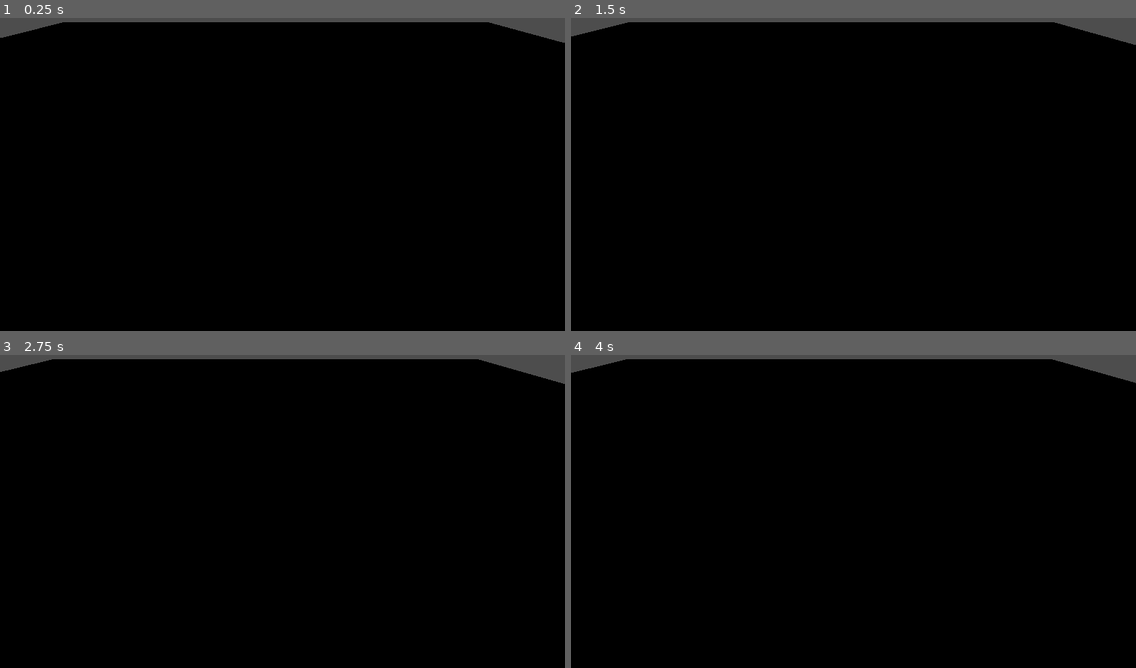
Above: before the commit, frames 1-4 (two rows, left to right).
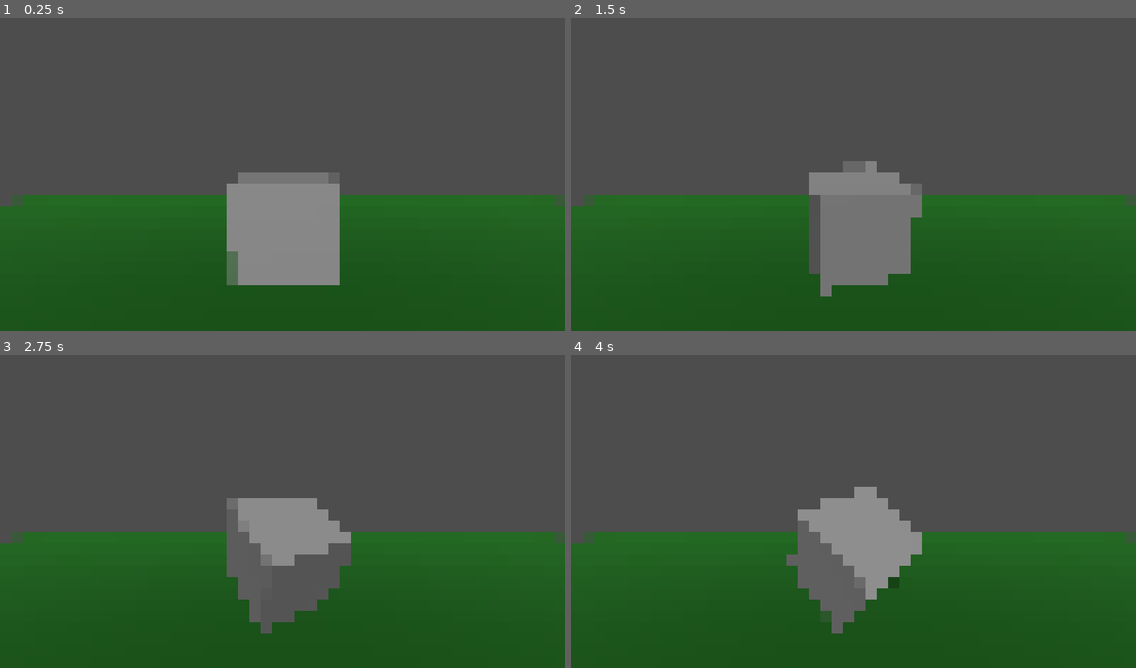
Above: after the commit, the same moments.

Repository: OccultParrot/SurvivalGameDocs
Game: Godot game, scene res://Main.tscn
The game is run twice, just before and just after one commit, with the same random seed, the same clock (stepped at 60 frames per second) and the same inputs.
Inputs:
- Up to frame 1 (0.25 s): no input
- Up to frame 2 (1.5 s): hold Right (move_right) 0.53-1.28 s; hold Q (move_down, bound only after the commit) from 1.28 s (still down)
- Up to frame 3 (2.75 s): release Q (move_down, bound only after the commit) at 2.03 s; hold Right (move_right) from 2.03 s (still down)
- Up to frame 4 (4 s): release Right (move_right) at 2.78 s; hold E (move_up, bound only after the commit) 2.78-3.53 s; hold Left (move_left) from 3.53 s (still down)

The runs differ from the first frame. In frame 1, 98% of the frame differs, in the area x 0-100%, y 1-100%; in frame 2, 98%; in frame 3, 98%; in frame 4, 98%.

Commit message:
Updated file

Diff:
--- a/ProjectFiles/Main.gd
+++ b/ProjectFiles/Main.gd
@@ -1,16 +1,6 @@
 extends Node
 
 @export var speed : float = 1
-var direction : Vector3
 
 func _process(delta):
-	direction = Vector3(0.0,0.0,0.0)
-	if Input.is_action_pressed("move_up"):
-		direction.y += 1
-	if Input.is_action_pressed("move_down"):
-		direction.y -= 1
-	if Input.is_action_pressed("move_right"):
-		direction.x += 1
-	if Input.is_action_pressed("move_left"):
-		direction.x -= 1
-	$Camera3D.position += (direction.normalized() * speed) * delta
+	$Scenery/Square.rotate(Vector3(1,1,0).normalized(), 0.005)
--- a/ProjectFiles/Main.tscn
+++ b/ProjectFiles/Main.tscn
@@ -1,18 +1,43 @@
-[gd_scene load_steps=4 format=3 uid="uid://c6wtorsirkncs"]
+[gd_scene load_steps=7 format=3 uid="uid://c6wtorsirkncs"]
 
 [ext_resource type="Script" path="res://Main.gd" id="1_pqcep"]
+[ext_resource type="Shader" path="res://Shaders/pixelization1.gdshader" id="2_ovbpb"]
 
 [sub_resource type="StandardMaterial3D" id="StandardMaterial3D_q5kr7"]
+albedo_color = Color(0, 0.392157, 0, 1)
 
 [sub_resource type="PlaneMesh" id="PlaneMesh_crgdd"]
 material = SubResource("StandardMaterial3D_q5kr7")
 size = Vector2(60, 60)
 
+[sub_resource type="BoxMesh" id="BoxMesh_tuax5"]
+
+[sub_resource type="ShaderMaterial" id="ShaderMaterial_sdvby"]
+shader = ExtResource("2_ovbpb")
+shader_parameter/pixelSize = 16
+
 [node name="Main" type="Node"]
 script = ExtResource("1_pqcep")
 
+[node name="Scenery" type="Node3D" parent="."]
+
+[node name="Floor" type="MeshInstance3D" parent="Scenery"]
+mesh = SubResource("PlaneMesh_crgdd")
+skeleton = NodePath("../..")
+
+[node name="Square" type="MeshInstance3D" parent="Scenery"]
+transform = Transform3D(1, 0, 0, 0, 1, 0, 0, 0, 1, 0, 2, 12)
+mesh = SubResource("BoxMesh_tuax5")
+
 [node name="Camera3D" type="Camera3D" parent="."]
-transform = Transform3D(1, 0, 0, 0, 0.707107, 0.707107, 0, -0.707107, 0.707107, 1, 5.57973, 5.90392)
+transform = Transform3D(1, 0, 0, 0, 1, 0, 0, 0, 1, 0.0593367, 2.47819, 14.4612)
 
-[node name="MeshInstance3D" type="MeshInstance3D" parent="."]
-mesh = SubResource("PlaneMesh_crgdd")
+[node name="CanvasLayer" type="CanvasLayer" parent="."]
+
+[node name="ColorRect" type="ColorRect" parent="CanvasLayer"]
+material = SubResource("ShaderMaterial_sdvby")
+offset_right = 1152.0
+offset_bottom = 648.0
+
+[node name="DirectionalLight3D" type="DirectionalLight3D" parent="."]
+transform = Transform3D(1, 0, 0, 0, 0.846992, 0.531606, 0, -0.531606, 0.846992, 0, 12.541, 27.2927)
--- /dev/null
+++ b/ProjectFiles/Shaders/pixelization1.gdshader
@@ -0,0 +1,20 @@
+shader_type canvas_item;
+
+uniform int pixelSize: hint_range(2, 16, 2) = 4;
+uniform sampler2D SCREEN_TEXTURE : hint_screen_texture, filter_linear_mipmap;
+
+void fragment()
+{
+	vec2 iRes = 1.0 / SCREEN_PIXEL_SIZE;
+
+	float onePixelSizeX = 1.0 / iRes.x;
+	float onePixelSizeY = 1.0 / iRes.y;
+
+	float cellSizeX =  float(pixelSize) * onePixelSizeX;
+    float cellSizeY = float(pixelSize) * onePixelSizeY;
+
+    float x = cellSizeX * floor(UV.x / cellSizeX);
+    float y = cellSizeY * floor(UV.y / cellSizeY);
+
+	COLOR = texture(SCREEN_TEXTURE, vec2(x, y));
+}
--- a/ProjectFiles/project.godot
+++ b/ProjectFiles/project.godot
@@ -26,13 +26,13 @@
 
 [input]
 
-move_up={
+move_forward={
 "deadzone": 0.5,
 "events": [Object(InputEventKey,"resource_local_to_scene":false,"resource_name":"","device":-1,"window_id":0,"alt_press …(182 unchanged characters)…
 , Object(InputEventKey,"resource_local_to_scene":false,"resource_name":"","device":-1,"window_id":0,"alt_pressed":false,"shift_pressed":false,"ctrl_pressed":false,"meta_pressed":false,"pressed":false,"keycode":0,"physical_keycode":87,"key_label":0,"unicode":119,"echo":false,"script":null)
 ]
 }
-move_down={
+move_back={
 "deadzone": 0.5,
 "events": [Object(InputEventKey,"resource_local_to_scene":false,"resource_name":"","device":-1,"window_id":0,"alt_press …(182 unchanged characters)…
 , Object(InputEventKey,"resource_local_to_scene":false,"resource_name":"","device":-1,"window_id":0,"alt_pressed":false,"shift_pressed":false,"ctrl_pressed":false,"meta_pressed":false,"pressed":false,"keycode":0,"physical_keycode":83,"key_label":0,"unicode":115,"echo":false,"script":null)
@@ -50,12 +50,12 @@
 , Object(InputEventKey,"resource_local_to_scene":false,"resource_name":"","device":-1,"window_id":0,"alt_pressed":false,"shift_pressed":false,"ctrl_pressed":false,"meta_pressed":false,"pressed":false,"keycode":0,"physical_keycode":68,"key_label":0,"unicode":100,"echo":false,"script":null)
 ]
 }
-zoom_in={
+move_up={
 "deadzone": 0.5,
 "events": [Object(InputEventKey,"resource_local_to_scene":false,"resource_name":"","device":-1,"window_id":0,"alt_pressed":false,"shift_pressed":false,"ctrl_pressed":false,"meta_pressed":false,"pressed":false,"keycode":0,"physical_keycode":69,"key_label":0,"unicode":101,"echo":false,"script":null)
 ]
 }
-zoom_out={
+move_down={
 "deadzone": 0.5,
 "events": [Object(InputEventKey,"resource_local_to_scene":false,"resource_name":"","device":-1,"window_id":0,"alt_pressed":false,"shift_pressed":false,"ctrl_pressed":false,"meta_pressed":false,"pressed":false,"keycode":0,"physical_keycode":81,"key_label":0,"unicode":113,"echo":false,"script":null)
 ]
